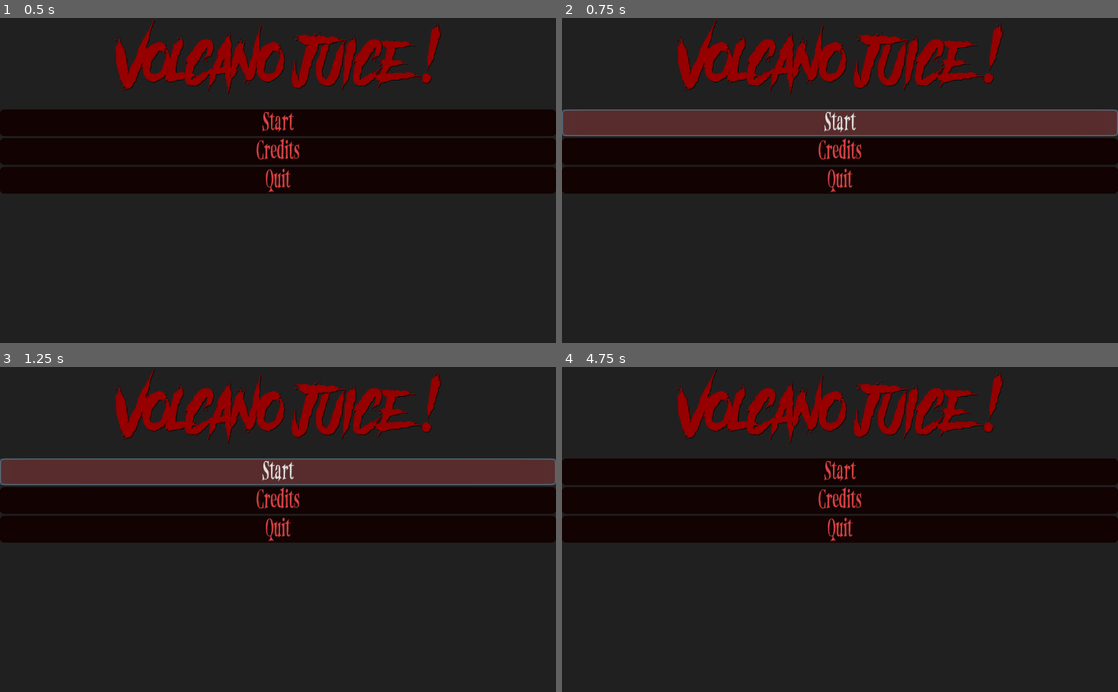
Above: before the commit, frames 1-4 (two rows, left to right).
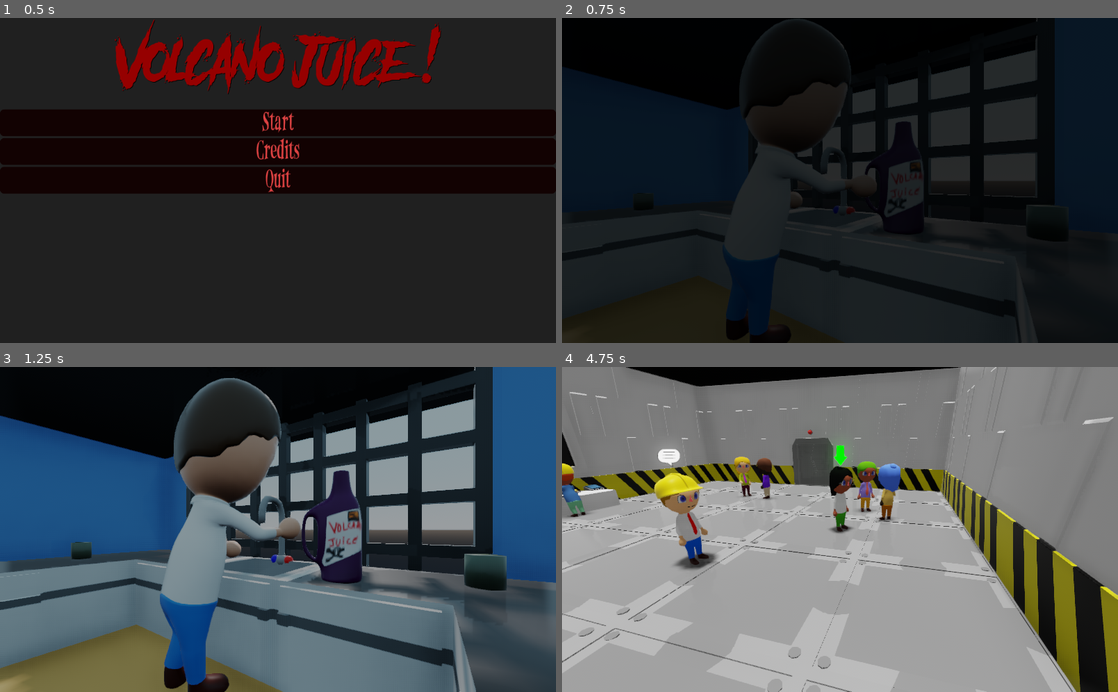
Above: after the commit, the same moments.

Repository: smallcluster/VolcanoJuice
Game: Godot game, scene res://Menu/Menu.tscn
Same seed, same stepped clock (60 frames per second), same inputs: the game is played once before the commit and once after it. Before the commit the project has no main scene; this scene is started directly in both runs.
Inputs (mouse positions are in pixels of both pictures, inside the frame that each line leads up to):
- Up to frame 1 (0.5 s): no input
- Up to frame 2 (0.75 s): click "Start" at 0.5 s
- Up to frame 3 (1.25 s): no input
- Up to frame 4 (4.75 s): click (840, 471) at 1.25 s, where only the run before the commit has a clickable "Start"; tap Enter (ui_accept) at 2, 2.27, 3.02 s; hold Right (ui_right) 2.03-2.78 s; hold Down (ui_down) 2.78-3.5 s; click (840, 640) at 3.5 s, where only the run before the commit has a clickable "Back to menu"; hold Right (ui_right) from 4.28 s (still down)

Frame 1 is identical in both runs. In frame 2, 50% of the frame differs, in the area x 0-100%, y 0-100%; in frame 3, 88%; in frame 4, 95%.

Commit message:
add intro and set main scene

Diff:
--- a/src/Menu/Menu.gd
+++ b/src/Menu/Menu.gd
@@ -14,7 +14,7 @@
 
 
 func _on_Start_pressed():
-	get_tree().change_scene("")
+	get_tree().change_scene("res://niveaux/intro.tscn")
 
 func _on_Credits_pressed():
 	get_tree().change_scene("res://Credits/Credit.tscn")
--- a/src/niveaux/intro.tscn
+++ b/src/niveaux/intro.tscn
@@ -170,10 +170,6 @@
 
 [node name="perso_intro" parent="." instance=ExtResource( 1 )]
 
-[node name="Skeleton" parent="perso_intro/Armature" index="0"]
-bones/17/bound_children = [ NodePath("BoneAttachment2") ]
-bones/23/bound_children = [ NodePath("BoneAttachment"), NodePath("BoneAttachment 2") ]
-
 [node name="BoneAttachment" parent="perso_intro/Armature/Skeleton" index="0"]
 transform = Transform( -0.902747, -0.107323, 0.416569, 2.9252e-08, 0.968378, 0.249488, -0.430172, 0.225224, -0.8742, -0.070206, 0.747616, 0.0919585 )
 
--- a/src/project.godot
+++ b/src/project.godot
@@ -11,6 +11,7 @@
 [application]
 
 config/name="VolcanoJuice"
+run/main_scene="res://Menu/Menu.tscn"
 config/icon="res://icon.png"
 
 [importer_defaults]
